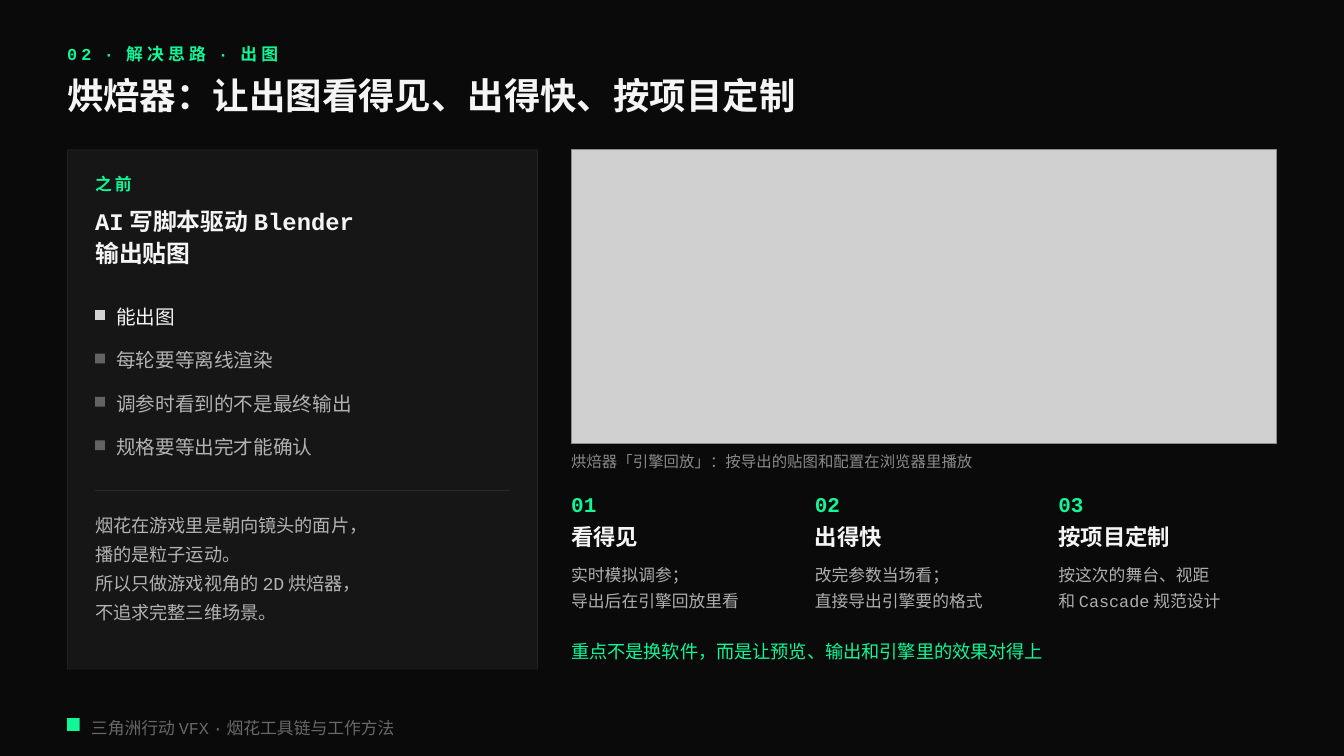
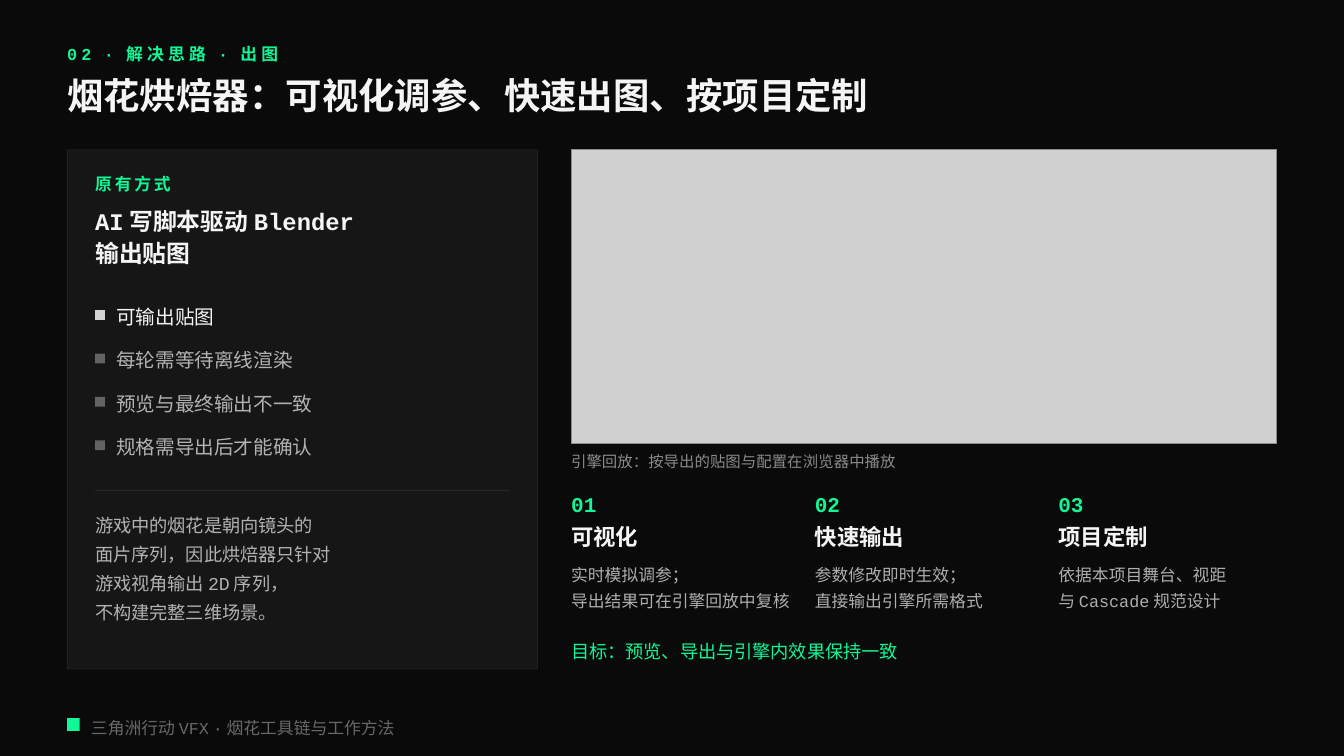
Before and after one commit to loccmaiii-lang/FireWorksLab, a slide deck: slide 7 of 协作/提示词/分享PPT交接_2026-10-29/第三版交付/烟花秀AI全流程_第三版.pptx. Drawn at 1344x756 pixels with LibreOffice and Linux fonts; fonts in the diff are those of the drawing; grey boxes stand for pictures. Boxes give left, top, right and bottom in pixels: in the first picture for what was removed or moved away, otherwise in the second. Text is boxed around its words. In the diff, an @@ line names an element or a change of style, - is before the commit and + after.

```diff
--- a/协作/提示词/分享PPT交接_2026-10-29/第三版交付/烟花秀AI全流程_第三版.pptx
+++ b/协作/提示词/分享PPT交接_2026-10-29/第三版交付/烟花秀AI全流程_第三版.pptx
@@ text at [67,78,868,113]: text changed @@
-烘焙器：让出图看得见、出得快、按项目定制
+烟花烘焙器：可视化调参、快速出图、按项目定制
@@ text at [95,175,171,192]: text changed @@
-之前
+原有方式
@@ text at [116,307,214,326]: text changed @@
-能出图
+可输出贴图
@@ text at [116,351,293,369]: text changed @@
-每轮要等离线渲染
+每轮需等待离线渲染
@@ text at [116,394,312,413]: text changed @@
-调参时看到的不是最终输出
+预览与最终输出不一致
@@ text at [116,438,312,456]: text changed @@
-规格要等出完才能确认
+规格需导出后才能确认
@@ text at [571,454,895,468]: text changed @@
-烘焙器「引擎回放」：按导出的贴图和配置在浏览器里播放
+引擎回放：按导出的贴图与配置在浏览器中播放
@@ text at [95,516,331,621]: text changed @@
-烟花在游戏里是朝向镜头的面片，
-播的是粒子运动。
-所以只做游戏视角的 2D 烘焙器，
-不追求完整三维场景。
+游戏中的烟花是朝向镜头的
+面片序列，因此烘焙器只针对
+游戏视角输出 2D 序列，
+不构建完整三维场景。
@@ text at [571,526,638,547]: text changed @@
-看得见
+可视化
@@ text at [815,526,904,547]: text changed @@
-出得快
+快速输出
@@ text at [1058,526,1147,547]: text changed @@
-按项目定制
+项目定制
@@ text at [815,567,983,609]: text changed @@
-改完参数当场看；
-直接导出引擎要的格式
+参数修改即时生效；
+直接输出引擎所需格式
@@ text at [1058,567,1226,609]: text changed @@
-按这次的舞台、视距
-和 Cascade 规范设计
+依据本项目舞台、视距
+与 Cascade 规范设计
@@ text at [571,593,789,609]: text changed @@
-导出后在引擎回放里看
+导出结果可在引擎回放中复核
@@ text at [571,642,898,660]: text changed @@
-重点不是换软件，而是让预览、输出和引擎里的效果对得上
+目标：预览、导出与引擎内效果保持一致
```
Also in this commit, not shown: 23 other slides changed, 5 other files.
